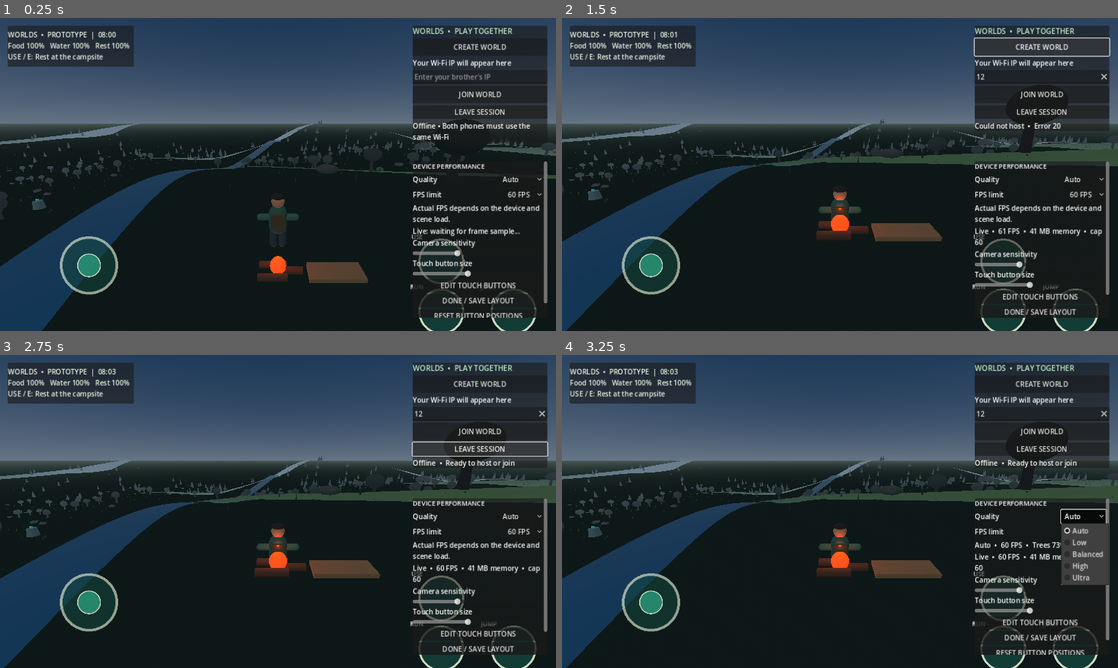
Above: before the commit, frames 1-4 (two rows, left to right).
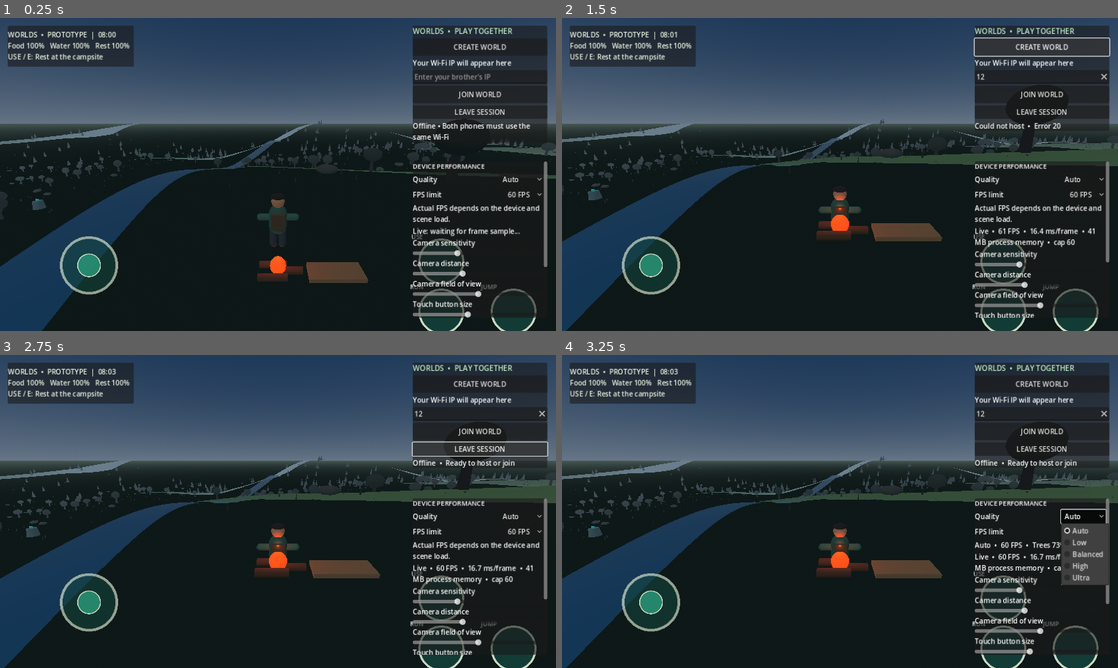
Above: after the commit, the same moments.

Repository: loayh523-lab/WORLDS
Game: Godot game, scene res://scenes/main.tscn
Two runs of this game, one before a commit and one after it. Both use one fixed random seed, a clock stepped at 60 frames per second and the inputs below.
Inputs (mouse positions are in pixels of both pictures, inside the frame that each line leads up to):
- Up to frame 1 (0.25 s): no input
- Up to frame 2 (1.5 s): click (1040, 77) at 0.52 s; type "12" at 0.6 s; click "CREATE WORLD" at 1.25 s
- Up to frame 3 (2.75 s): click "LEAVE SESSION" at 2 s
- Up to frame 4 (3.25 s): click "Auto" at 2.75 s

The runs differ from the first frame. In frame 1, 1.3% of the frame differs, in the area x 74-99%, y 77-96%; in frame 2, 1.4%; in frame 3, 1.4%; in frame 4, 1.5%, in the area x 74-99%, y 63-96%.

Commit message:
Add camera zoom, FOV and touch opacity settings

Diff:
--- a/scripts/main.gd
+++ b/scripts/main.gd
@@ -74,6 +74,9 @@
 var joystick_vector := Vector2.ZERO
 var joystick_touch_index := -1
 var camera_sensitivity := CAMERA_DRAG_SENSITIVITY
+var camera_distance := 7.0
+var camera_fov := 70.0
+var button_opacity := 0.82
 var control_scale := 1.0
 var control_layout_edit_mode := false
 var layout_drag_action := ""
@@ -921,6 +924,28 @@
     sensitivity_slider.value_changed.connect(_on_camera_sensitivity_changed)
     column.add_child(sensitivity_slider)
 
+    var camera_distance_label := Label.new()
+    camera_distance_label.text = "Camera distance"
+    column.add_child(camera_distance_label)
+    var distance_slider := HSlider.new()
+    distance_slider.min_value = 4.0
+    distance_slider.max_value = 12.0
+    distance_slider.step = 0.5
+    distance_slider.value = camera_distance
+    distance_slider.value_changed.connect(_on_camera_distance_changed)
+    column.add_child(distance_slider)
+
+    var fov_label := Label.new()
+    fov_label.text = "Camera field of view"
+    column.add_child(fov_label)
+    var fov_slider := HSlider.new()
+    fov_slider.min_value = 55.0
+    fov_slider.max_value = 85.0
+    fov_slider.step = 1.0
+    fov_slider.value = camera_fov
+    fov_slider.value_changed.connect(_on_camera_fov_changed)
+    column.add_child(fov_slider)
+
     var scale_label := Label.new()
     scale_label.text = "Touch button size"
     column.add_child(scale_label)
@@ -932,6 +957,17 @@
     scale_slider.value_changed.connect(_on_control_scale_changed)
     column.add_child(scale_slider)
 
+    var opacity_label := Label.new()
+    opacity_label.text = "Touch button opacity"
+    column.add_child(opacity_label)
+    var opacity_slider := HSlider.new()
+    opacity_slider.min_value = 0.4
+    opacity_slider.max_value = 1.0
+    opacity_slider.step = 0.05
+    opacity_slider.value = button_opacity
+    opacity_slider.value_changed.connect(_on_button_opacity_changed)
+    column.add_child(opacity_slider)
+
     var layout_button := Button.new()
     layout_button.text = "EDIT TOUCH BUTTONS"
     layout_button.pressed.connect(_set_control_layout_edit.bind(true))
@@ -954,6 +990,22 @@
 
 func _on_camera_sensitivity_changed(value: float) -> void:
     camera_sensitivity = clampf(value, 0.003, 0.012)
+
+func _on_camera_distance_changed(value: float) -> void:
+    camera_distance = clampf(value, 4.0, 12.0)
+    if camera:
+        camera.position = Vector3(0.0, camera_distance * 0.4, camera_distance)
+
+func _on_camera_fov_changed(value: float) -> void:
+    camera_fov = clampf(value, 55.0, 85.0)
+    if camera:
+        camera.fov = camera_fov
+
+func _on_button_opacity_changed(value: float) -> void:
+    button_opacity = clampf(value, 0.4, 1.0)
+    for action in action_buttons:
+        var button: TouchScreenButton = action_buttons[action]
+        button.modulate = Color(1.0, 1.0, 1.0, button_opacity)
 
 func _on_control_scale_changed(value: float) -> void:
     control_scale = clampf(value, 0.75, 1.35)
@@ -1045,9 +1097,12 @@
     metrics_refresh_timer += delta
     if metrics_refresh_timer >= 0.75 and metrics_label:
         metrics_refresh_timer = 0.0
+        var current_fps := Engine.get_frames_per_second()
+        var frame_time_ms := 1000.0 / maxf(1.0, float(current_fps))
         var current_memory_mb := Performance.get_monitor(Performance.MEMORY_STATIC) / 1048576.0
-        metrics_label.text = "Live  •  %d FPS  •  %.0f MB memory  •  cap %d" % [
-            Engine.get_frames_per_second(),
+        metrics_label.text = "Live  •  %d FPS  •  %.1f ms/frame  •  %.0f MB process memory  •  cap %d" % [
+            current_fps,
+            frame_time_ms,
             current_memory_mb,
             current_fps_target
         ]
@@ -1860,6 +1915,9 @@
     config.set_value("player", "rest", rest)
     config.set_value("player", "position", player.global_position)
     config.set_value("controls", "camera_sensitivity", camera_sensitivity)
+    config.set_value("controls", "camera_distance", camera_distance)
+    config.set_value("controls", "camera_fov", camera_fov)
+    config.set_value("controls", "button_opacity", button_opacity)
     config.set_value("controls", "button_scale", control_scale)
     for action in action_buttons:
         var button: TouchScreenButton = action_buttons[action]
@@ -1888,6 +1946,12 @@
     thirst = clampf(float(config.get_value("player", "thirst", thirst)), 0.0, 100.0)
     rest = clampf(float(config.get_value("player", "rest", rest)), 0.0, 100.0)
     camera_sensitivity = clampf(float(config.get_value("controls", "camera_sensitivity", camera_sensitivity)), 0.003, 0.012)
+    camera_distance = clampf(float(config.get_value("controls", "camera_distance", camera_distance)), 4.0, 12.0)
+    camera_fov = clampf(float(config.get_value("controls", "camera_fov", camera_fov)), 55.0, 85.0)
+    button_opacity = clampf(float(config.get_value("controls", "button_opacity", button_opacity)), 0.4, 1.0)
+    _on_camera_distance_changed(camera_distance)
+    _on_camera_fov_changed(camera_fov)
+    _on_button_opacity_changed(button_opacity)
     control_scale = clampf(float(config.get_value("controls", "button_scale", control_scale)), 0.75, 1.35)
     _on_control_scale_changed(control_scale)
     for action in action_buttons:
